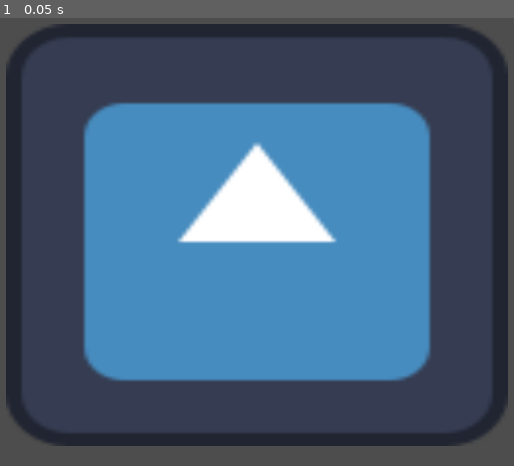
Above: before the commit, frame 1.
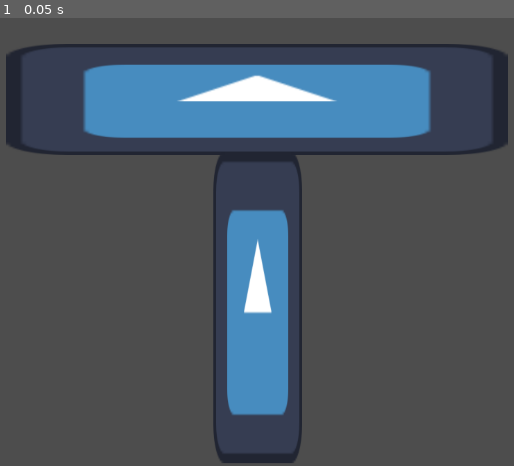
Above: after the commit, the same moment.

Repository: TalesMarc/AngelaCultoRepository
Game: Godot game, scene res://node_2d.tscn
Two runs of this game, one before a commit and one after it. Both use one fixed random seed, a clock stepped at 60 frames per second and the inputs below. The engine's default icon, where the game draws it, is replaced by a stand-in: a white triangle on a blue panel in a dark square.
Inputs:
- Up to frame 1 (0.05 s): no input

The runs differ from the first frame. In frame 1, 52% of the frame differs, in the area x 1-99%, y 1-100%.

Commit message:
Atualização automática do projeto 58:47

Diff:
--- a/node_2d.tscn
+++ b/node_2d.tscn
@@ -8,6 +8,11 @@
 position = Vector2(-4, 3)
 
 [node name="Sprite2D" type="Sprite2D" parent="CharacterBody2D2"]
-position = Vector2(513, 312)
-scale = Vector2(5.6582, 4.75781)
+position = Vector2(513, 116)
+scale = Vector2(5.6582, 1.25391)
 texture = ExtResource("1_wtcfe")
+
+[node name="Sprite2D2" type="Sprite2D" parent="CharacterBody2D2"]
+position = Vector2(514, 416.5)
+scale = Vector2(1, 3.50781)
+texture = ExtResource("1_wtcfe")
